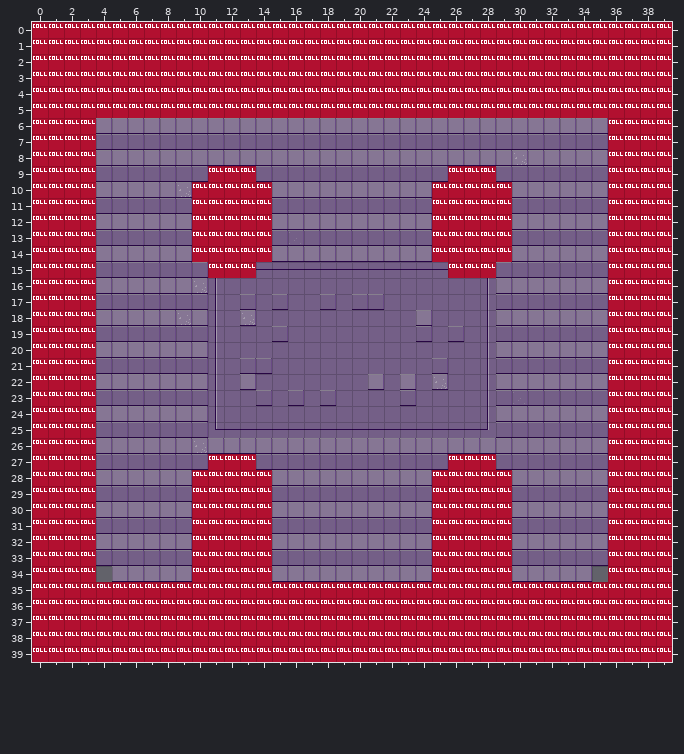
One commit to this Tiled map: src/resources/boss2.tmx. This is how it looked before the edit.
Cells are 16x16 px. Shown: x 0..39, y 0..39.
And afterwards:
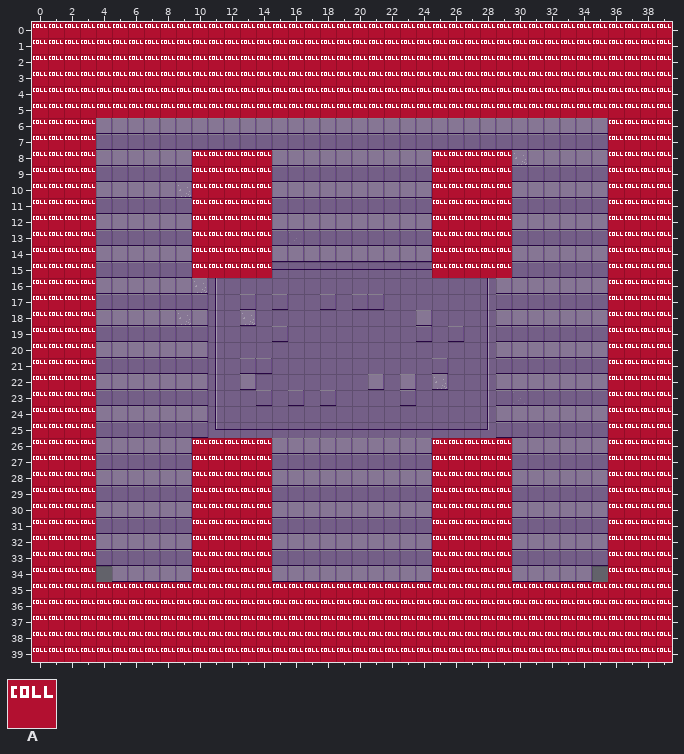
Key: from "background_tiles": A 64.
_ is an empty cell.
Difference:
Layer "bosscollision":
The author put tile A in row 8 at x 10 to 14 and 25 to 29; in row 9 at x 10, 14, 25 and 29; in row 15 at x 10, 14, 25 and 29; in row 26 at x 10 to 14 and 25 to 29; in row 27 at x 10, 14, 25 and 29.
Pixel boxes of the changes (left, top, right, bottom) in both pictures:
added: (192, 150, 272, 182)
added: (432, 150, 512, 182)
added: (192, 262, 208, 278)
added: (256, 262, 272, 278)
added: (432, 262, 448, 278)
added: (496, 262, 512, 278)
added: (192, 438, 272, 470)
added: (432, 438, 512, 470)
